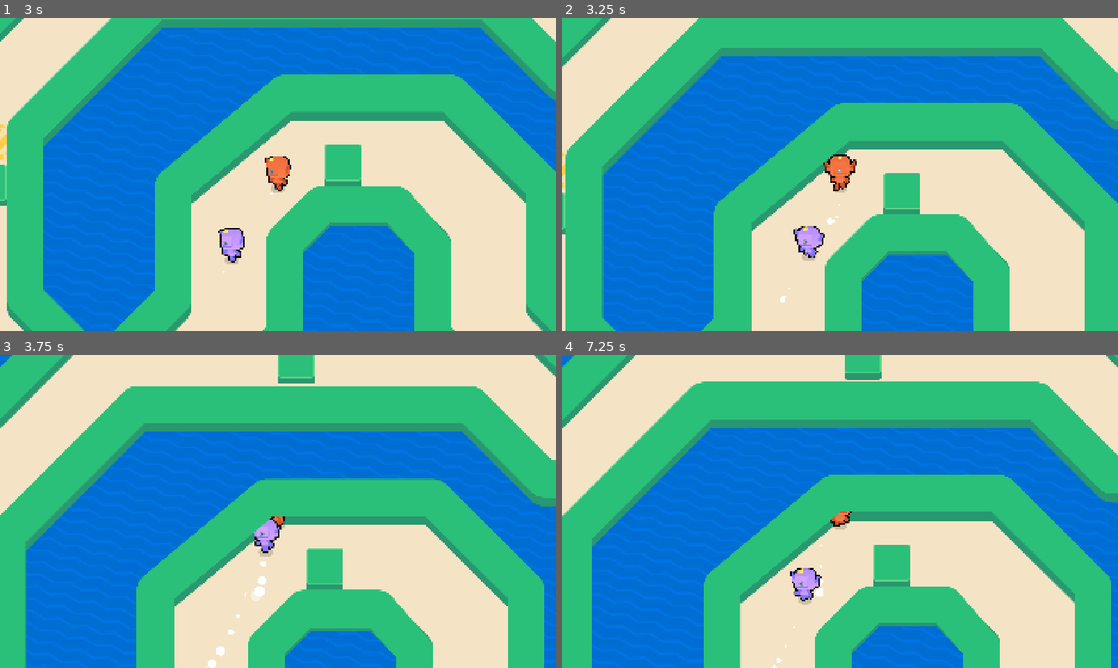
Above: before the commit, frames 1-4 (two rows, left to right).
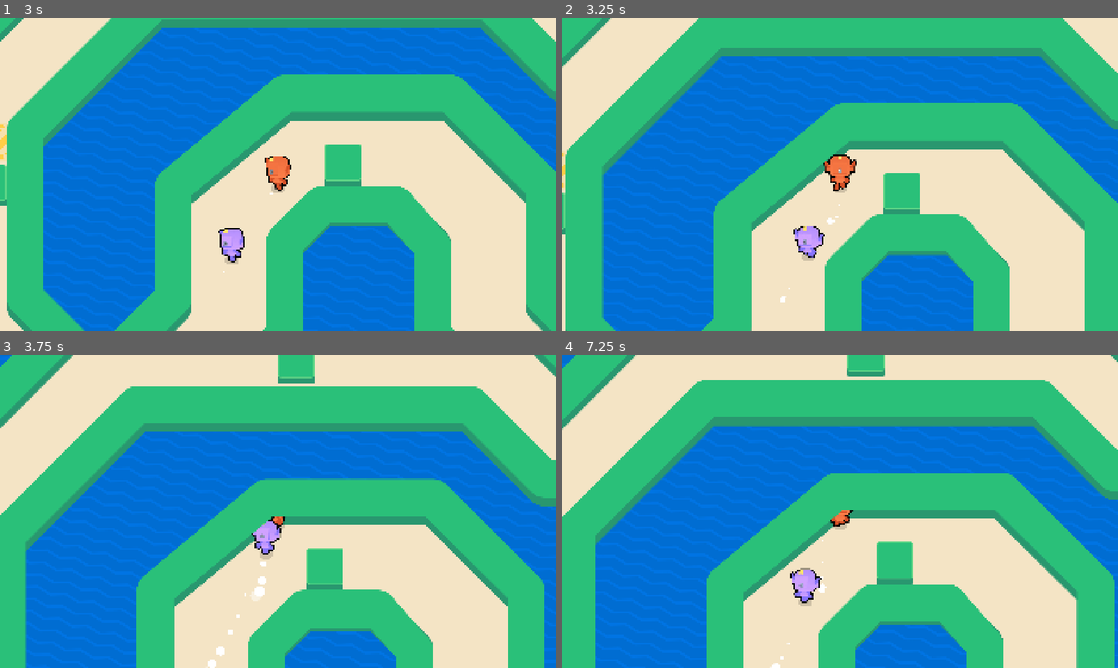
Above: after the commit, the same moments.

Repository: thebigjeffy9/M9-Top-Down-Movement
Game: Godot game, scene res://lessons/game.tscn.tscn
Same seed, same stepped clock (60 frames per second), same inputs: the game is played once before the commit and once after it.
Inputs (mouse positions are in pixels of both pictures, inside the frame that each line leads up to):
- Up to frame 1 (3 s): tap Enter at 0.5 s; move the mouse to (400, 158) at 0.52 s; hold Right (move_right) 0.53-1.28 s; tap Z every 0.75 s from 0.6 to 2.85 s; click (400, 158) at 0.67 s; tap Space at 0.77, 1.52 s; move the mouse to (166, 190) at 1.27 s; hold Down (move_down) 1.28-2.03 s; move the mouse to (333, 105) at 2.02 s; hold Right (move_right) 2.03-2.78 s; move the mouse to (250, 237) at 2.77 s; hold Up (move_up) from 2.78 s (still down); click (250, 237) at 2.92 s
- Up to frame 2 (3.25 s): keep holding Up (move_up); tap Space at 3.02 s
- Up to frame 3 (3.75 s): move the mouse to (444, 558) at 3.52 s; release Up (move_up) at 3.53 s; hold Left (move_left) from 3.53 s (still down); tap Z at 3.6 s
- Up to frame 4 (7.25 s): tap Space at 3.77, 4.52, 6.02, 6.77 s; move the mouse to (673, 464) at 4.27 s; tap Z every 0.75 s from 4.35 to 6.6 s; move the mouse to (867, 511) at 5.02 s; release Left (move_left) at 5.03 s; hold Down (move_down) 5.03-5.78 s; click (867, 511) at 5.17 s; move the mouse to (756, 433) at 5.77 s; hold Right (move_right) 5.78-6.53 s; move the mouse to (962, 495) at 6.52 s; hold Up (move_up) from 6.53 s (still down)

Frame 1 is identical in both runs. In frame 2, less than 0.1% of the frame differs, in the area x 41-48%, y 66-78%; in frame 3, 0.2%; in frame 4, 5.8%, in the area x 0-100%, y 0-100%.

Commit message:
Module 9 lesson 15 done

Diff:
--- a/assets/runner/runner_visual_red.tscn
+++ b/assets/runner/runner_visual_red.tscn
@@ -28,26 +28,26 @@
 
 [node name="ArmR" parent="Visual" index="2"]
 self_modulate = Color(0.839277, 0.317525, 0.152895, 1)
-points = PackedVector2Array(16, -65.2446, 48, -39.244602)
+points = PackedVector2Array(16, -63.857067, 48, -37.857067)
 
 [node name="ArmL" parent="Visual" index="3"]
 self_modulate = Color(0.839277, 0.317525, 0.152895, 1)
-points = PackedVector2Array(-16, -65.2446, -48, -39.244602)
+points = PackedVector2Array(-16, -63.857067, -48, -37.857067)
 
 [node name="LegR" parent="Visual" index="4"]
 self_modulate = Color(0.839277, 0.317525, 0.152895, 1)
-points = PackedVector2Array(16, -31.244602, 16, -23)
+points = PackedVector2Array(16, -29.857067, 16, -23)
 
 [node name="LegL" parent="Visual" index="5"]
 self_modulate = Color(0.839277, 0.317525, 0.152895, 1)
-points = PackedVector2Array(-16, -31.244602, -16, -23)
+points = PackedVector2Array(-16, -29.857067, -16, -23)
 
 [node name="Body" parent="Visual" index="6"]
-position = Vector2(0, -47.406338)
+position = Vector2(0, -45.69833)
 texture = ExtResource("3_c2s05")
 
 [node name="HeadShape" parent="Visual" index="7"]
-position = Vector2(0, -133.51424)
+position = Vector2(0, -134.01675)
 texture = ExtResource("4_jlvl7")
 
 [node name="Face" parent="Visual/HeadShape" index="0"]
@@ -58,23 +58,23 @@
 texture = ExtResource("7_gwbl7")
 
 [node name="EarR" parent="Visual" index="8"]
-position = Vector2(82, -122.85144)
+position = Vector2(82, -123.35396)
 texture = ExtResource("8_0e8o4")
 
 [node name="AntennaR" parent="Visual/EarR" index="0"]
 texture = ExtResource("9_wrnpm")
 
 [node name="EarL" parent="Visual" index="9"]
-position = Vector2(-82, -122.85144)
+position = Vector2(-82, -123.35396)
 texture = ExtResource("8_0e8o4")
 
 [node name="AntennaL" parent="Visual/EarL" index="0"]
 texture = ExtResource("9_wrnpm")
 
 [node name="HandR" parent="Visual" index="10"]
-position = Vector2(48, -39.406338)
+position = Vector2(48, -37.69833)
 texture = ExtResource("10_e8mf4")
 
 [node name="HandL" parent="Visual" index="11"]
-position = Vector2(-48, -39.406338)
+position = Vector2(-48, -37.69833)
 texture = ExtResource("10_e8mf4")
--- a/lessons/bouncer.gd
+++ b/lessons/bouncer.gd
@@ -1,14 +1,15 @@
 extends CharacterBody2D
 
-
+## The top speed that the runner can achieve
 @export var max_speed := 600.0
-
+## How much speed is added per second when the player presses a movement key
 @export var acceleration := 1200.0
+@export var avoidance_strength := 21000.0
 
 @onready var _dust: GPUParticles2D = %Dust
 @onready var _runner_visual: RunnerVisual = %RunnerVisualPurple
-
 @onready var _hit_box: Area2D = %HitBox
+@onready var _raycasts: Node2D = %Raycasts
 
 
 func _ready() -> void:
@@ -16,6 +17,8 @@
 		if body is Runner:
 			get_tree().reload_current_scene.call_deferred()
 	)
+	for raycast: RayCast2D in _raycasts.get_children():
+		raycast.add_exception(self)
 
 
 func _physics_process(delta: float) -> void:
@@ -24,12 +27,14 @@
 	var speed := max_speed if distance > 100 else max_speed * distance / 100
 
 	var desired_velocity := direction * speed
+	desired_velocity += calculate_avoidance_force() * delta
+
 	velocity = velocity.move_toward(desired_velocity, acceleration * delta)
 	move_and_slide()
 
 	if velocity.length() > 10.0:
-		var angle := rotate_toward(_runner_visual.angle, direction.orthogonal().angle(), 8.0 * delta)
-		_runner_visual.angle = angle
+		_runner_visual.angle = rotate_toward(_runner_visual.angle, direction.orthogonal().angle(), 8.0 * delta)
+		_raycasts.rotation = _runner_visual.angle
 
 		var current_speed_percent := velocity.length() / max_speed
 		_runner_visual.animation_name = (
@@ -46,3 +51,22 @@
 
 func get_global_player_position() -> Vector2:
 	return get_tree().root.get_node("Game/Runner").global_position
+
+
+## Returns a vector that represents the direction to avoid obstacles
+func calculate_avoidance_force() -> Vector2:
+	var avoidance_force := Vector2.ZERO
+
+	for raycast: RayCast2D in _raycasts.get_children():
+		if raycast.is_colliding():
+			var collision_position := raycast.get_collision_point()
+			var direction_away_from_obstacle := collision_position.direction_to(raycast.global_position)
+
+			# The more the raycast is into the obstacle, the more we want to push away from the obstacle.
+			var ray_length := raycast.target_position.length()
+			var intensity := 1.0 - collision_position.distance_to(raycast.global_position) / ray_length
+
+			var force := direction_away_from_obstacle * avoidance_strength * intensity
+			avoidance_force += force
+
+	return avoidance_force
--- a/lessons/bouncer.tscn
+++ b/lessons/bouncer.tscn
@@ -84,3 +84,15 @@
 [node name="CollisionShape2D" type="CollisionShape2D" parent="HitBox"]
 position = Vector2(-2, -23)
 shape = SubResource("CircleShape2D_o17vw")
+
+[node name="Raycasts" type="Node2D" parent="."]
+unique_name_in_owner = true
+position = Vector2(-2, -38)
+
+[node name="RayCast2D" type="RayCast2D" parent="Raycasts"]
+rotation = 0.8956819
+target_position = Vector2(100, 0)
+
+[node name="RayCast2D2" type="RayCast2D" parent="Raycasts"]
+rotation = 2.384435
+target_position = Vector2(107.62822, -0.408535)
--- a/lessons/raycast_test.tscn
+++ b/lessons/raycast_test.tscn
@@ -1,10 +1,11 @@
-[gd_scene load_steps=3 format=3 uid="uid://cypeg7f6ibbbd"]
+[gd_scene load_steps=5 format=3 uid="uid://cypeg7f6ibbbd"]
 
 [ext_resource type="Script" uid="uid://c562ahi62y2s0" path="res://lessons/ray_cast_2d.gd" id="1_j13gy"]
 [ext_resource type="PackedScene" uid="uid://b4fbbec2ol5k3" path="res://lessons/simple_obstacle.tscn.tscn" id="2_yfqnp"]
+[ext_resource type="PackedScene" uid="uid://p75euy1gcr34" path="res://lessons/runner.tscn" id="3_shtk0"]
+[ext_resource type="PackedScene" uid="uid://budpgxkjtmw1f" path="res://lessons/bouncer.tscn" id="4_1bk0p"]
 
 [node name="RaycastTest" type="Node2D"]
-position = Vector2(547, 176)
 
 [node name="RayCast2D" type="RayCast2D" parent="."]
 position = Vector2(-221, 16)
@@ -12,3 +13,11 @@
 script = ExtResource("1_j13gy")
 
 [node name="SimpleObstacle" parent="." instance=ExtResource("2_yfqnp")]
+
+[node name="SimpleObstacle2" parent="." instance=ExtResource("2_yfqnp")]
+position = Vector2(-174, -186)
+
+[node name="Runner" parent="." instance=ExtResource("3_shtk0")]
+
+[node name="Bouncer" parent="." instance=ExtResource("4_1bk0p")]
+position = Vector2(-370, -67)
